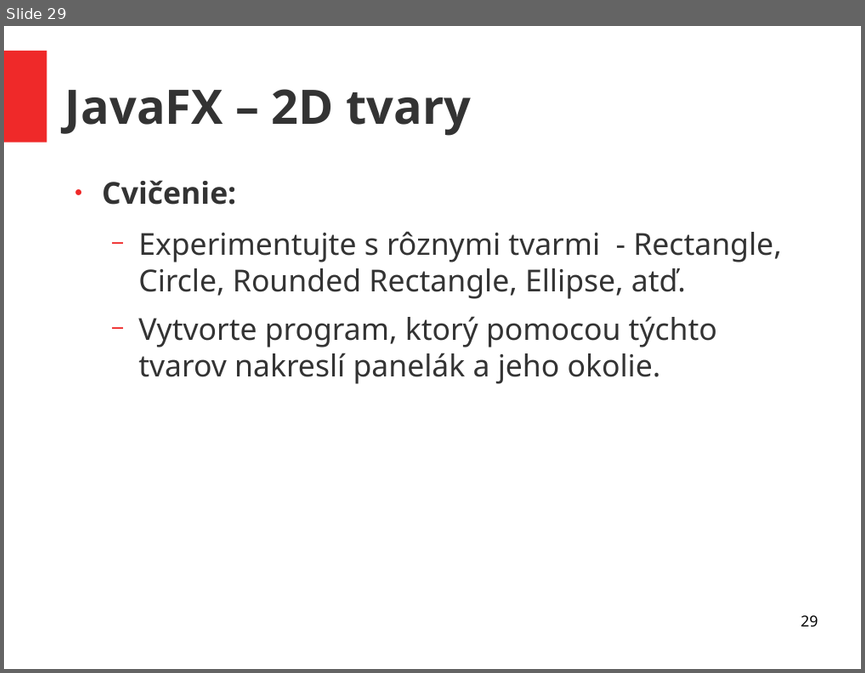
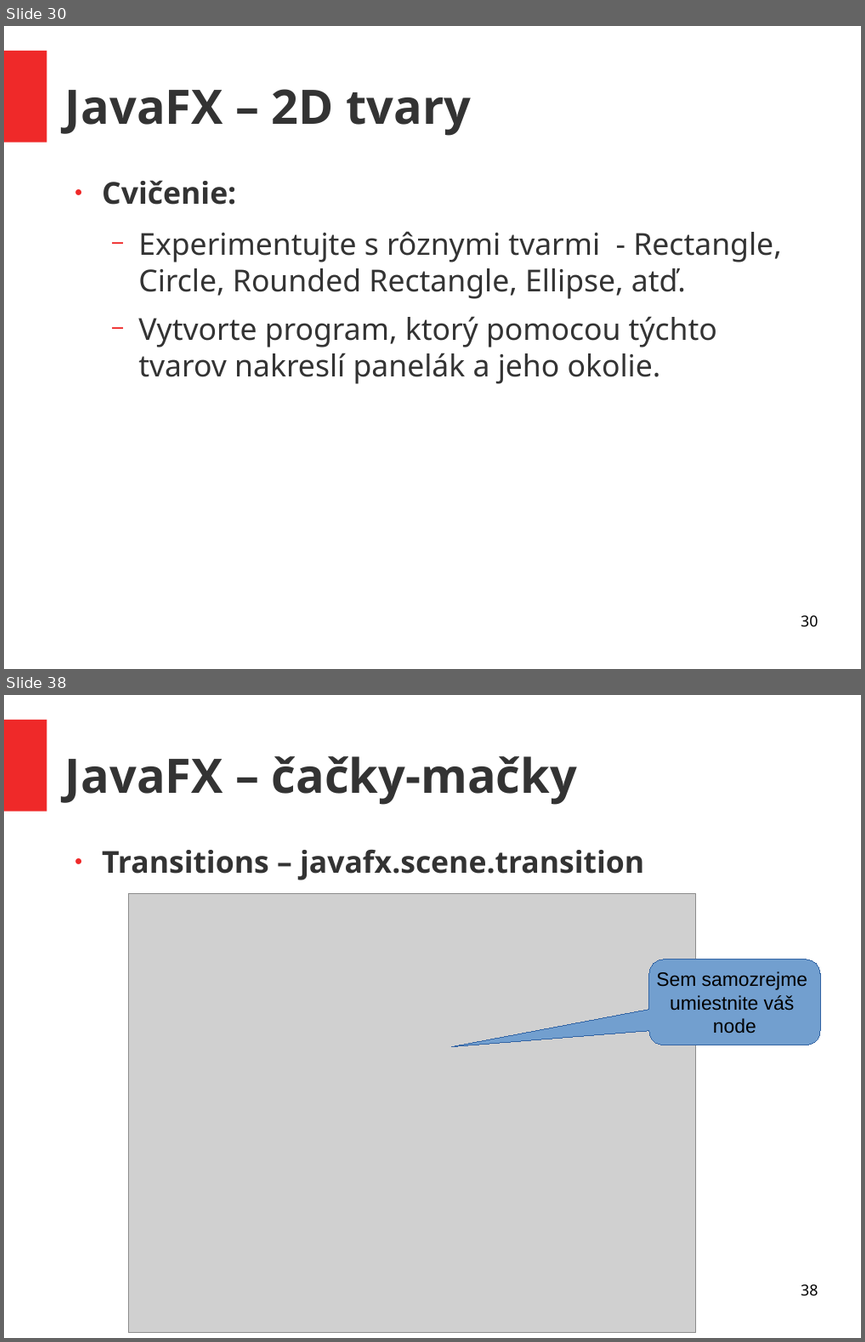
Before and after one commit to ukf-michalkohutek/prezentacia, a slide deck: seminar2.odp. Shown one above the other, each under a label of ours: slide 29 before the commit, slides 30 and 38 after it; the slides between them are not shown. The pictures are 865x673 and 865x1342 pixels, drawn with LibreOffice and Linux fonts; fonts in the diff are those of the drawing; grey boxes stand for pictures. Boxes give left, top, right and bottom in pixels: in the first picture for what was removed or moved away, otherwise in the second. Text is boxed around its words. In the diff, an @@ line names an element or a change of style, - is before the commit and + after.

```diff
--- a/seminar2.odp
+++ b/seminar2.odp
@@ slide 38 added at (x1=4, y1=695, x2=861, y2=1338), background #FFFFFF; not listed: 1 template element that a slide beside it also shows @@
@@ title added at (x1=65, y1=756, x2=577, y2=805), 44 pt, text #333333, bold @@
+JavaFX – čačky-mačky
@@ text added at (x1=102, y1=849, x2=644, y2=880), 28 pt, text #333333, bold @@
+● Transitions – javafx.scene.transition
@@ picture added at (x1=128, y1=894, x2=696, y2=1333) @@
@@ rounded speech box added at (x1=649, y1=959, x2=820, y2=1045), fill #729FCF, outline #3465A4 0 pt, 18 pt, text #000000 @@
+Sem samozrejme
+umiestnite váš
+node
@@ page number added at (x1=800, y1=1284, x2=817, y2=1296), 14 pt, text #000000 @@
+38
@@ what was slide 29 is now slide 30 @@
@@ page number at (x1=800, y1=615, x2=817, y2=627): text changed @@
-29
+30
```
Also in this commit, not shown: 1 slide changed, 9 other slides added, 1 other file.
